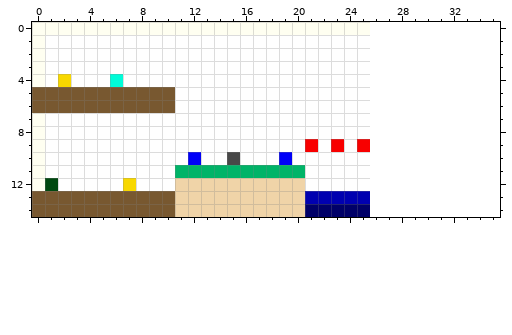
Pixel-art sprite, stored at tamagon/res/level1.png. The first picture shows the starting point.
The file is 26x15 pixels. Colours within 5 levels of each other are drawn and written as one. The old version is drawn lined up with the new one, on the new canvas.
The same view after the edit:
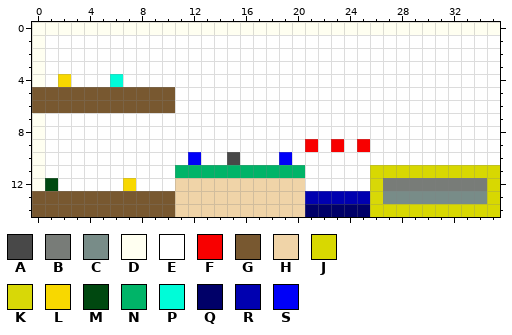
Palette (. is transparent): A #484848  B #787c78  C #788c88  D #fffff1  E #ffffff  F #f80000  G #785830  H #f0d4a8  J #d8d801  K #d8d807  L #f8d800  M #004810  N #00b468  P #00fcd8  Q #000068  R #0000b0  S #0000f8
What changed:
canvas 26x15 -> 36x15
y 0: x 26..35 .......... -> DDDDDDDDDD
y 1..10: x 26..35 .......... -> EEEEEEEEEE
y 11: x 26..35 .......... -> JJJJJJJJJJ
y 12: x 26..35 .......... -> KBBBBBBBBJ
y 13: x 26..35 .......... -> KCCCCCCCCJ
y 14: x 26..35 .......... -> JJJJJJJJJJ
Pixel boxes of the changes (left, top, right, bottom) in both pictures:
added: (370, 22, 500, 217)
